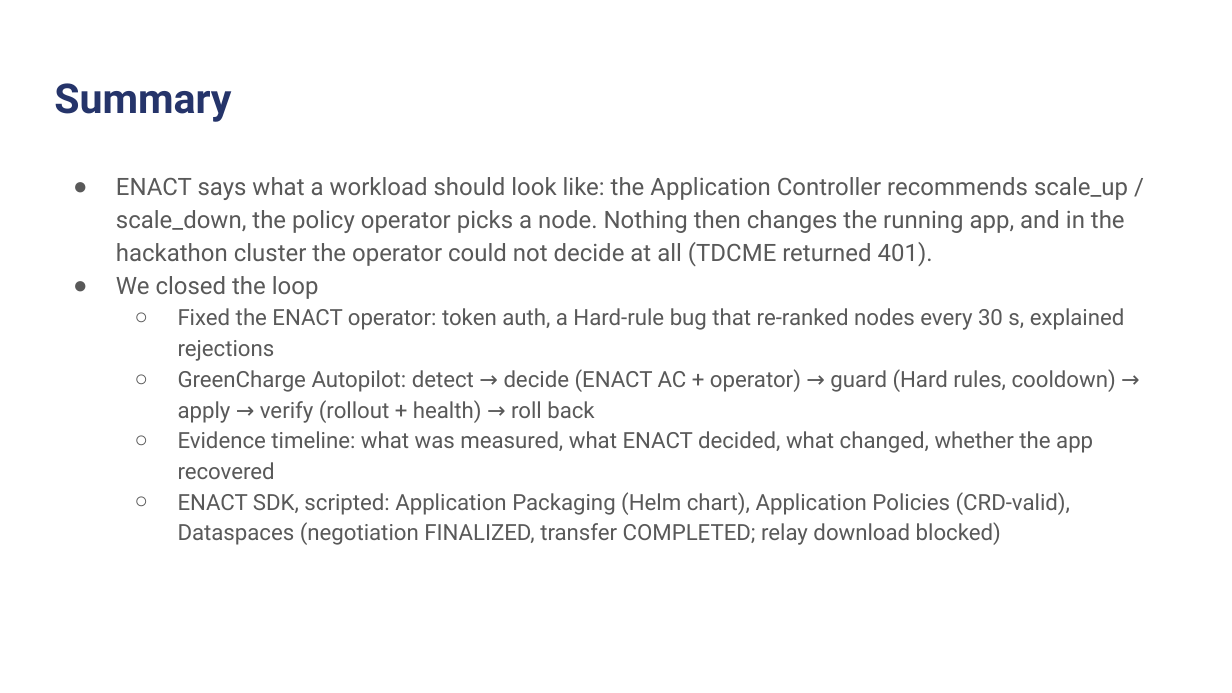
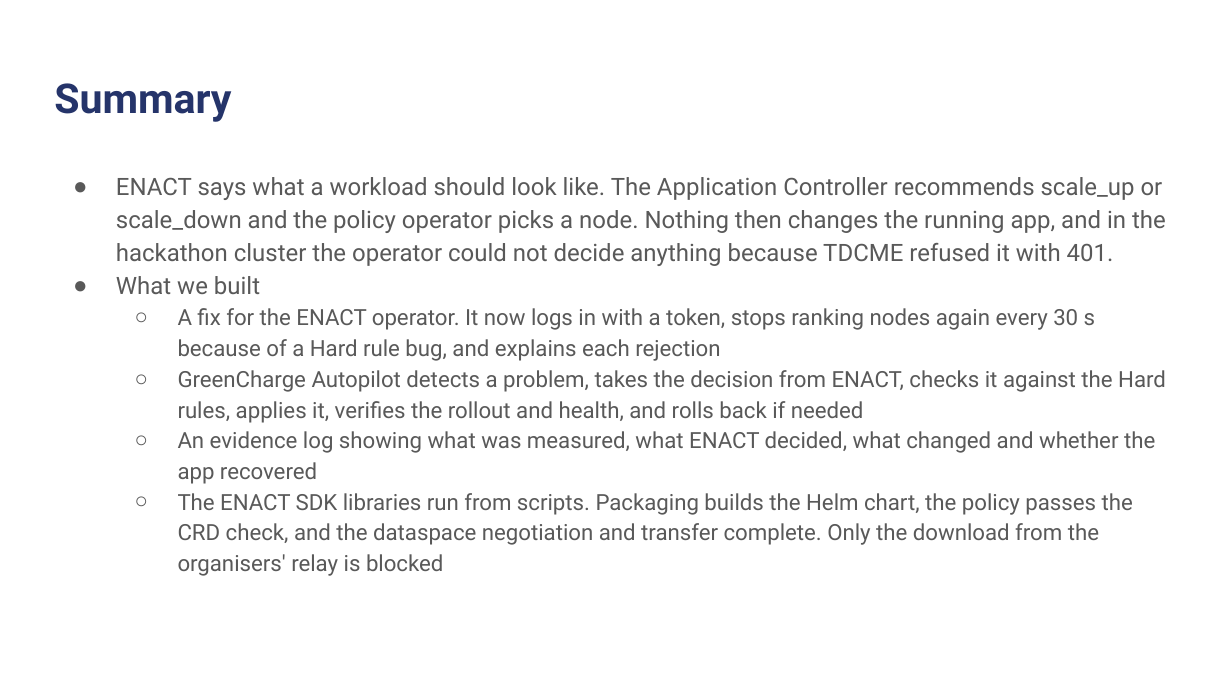
Before and after one commit to IamHarrie-Labs/greencharge-autopilot, a slide deck: slide 3 of docs/submission/GreenCharge-Autopilot-VelesHack.pptx. Drawn at 1232x693 pixels with LibreOffice and Linux fonts; fonts in the diff are those of the drawing; background and template pictures are left out. Boxes give left, top, right and bottom in pixels: in the first picture for what was removed or moved away, otherwise in the second. Text is boxed around its words. In the diff, an @@ line names an element or a change of style, - is before the commit and + after.

Commit message:
Plainer wording in docs and slides, no colons or dashes in prose

```diff
--- a/docs/submission/GreenCharge-Autopilot-VelesHack.pptx
+++ b/docs/submission/GreenCharge-Autopilot-VelesHack.pptx
@@ text at (x1=116, y1=177, x2=1166, y2=576): text changed @@
-● ENACT says what a workload should look like: the Application Controller recommends scale_up / scale_down, the policy operator picks a node. Nothing then changes the running app, and in the hackathon cluster the operator could not decide at all (TDCME returned 401).
-● We closed the loop
-  ○ Fixed the ENACT operator: token auth, a Hard-rule bug that re-ranked nodes every 30 s, explained rejections
-  ○ GreenCharge Autopilot: detect → decide (ENACT AC + operator) → guard (Hard rules, cooldown) → apply → verify (rollout + health) → roll back
-  ○ Evidence timeline: what was measured, what ENACT decided, what changed, whether the app recovered
-  ○ ENACT SDK, scripted: Application Packaging (Helm chart), Application Policies (CRD-valid), Dataspaces (negotiation FINALIZED, transfer COMPLETED; relay download blocked)
+● ENACT says what a workload should look like. The Application Controller recommends scale_up or scale_down and the policy operator picks a node. Nothing then changes the running app, and in the hackathon cluster the operator could not decide anything because TDCME refused it with 401.
+● What we built
+  ○ A fix for the ENACT operator. It now logs in with a token, stops ranking nodes again every 30 s because of a Hard rule bug, and explains each rejection
+  ○ GreenCharge Autopilot detects a problem, takes the decision from ENACT, checks it against the Hard rules, applies it, verifies the rollout and health, and rolls back if needed
+  ○ An evidence log showing what was measured, what ENACT decided, what changed and whether the app recovered
+  ○ The ENACT SDK libraries run from scripts. Packaging builds the Helm chart, the policy passes the CRD check, and the dataspace negotiation and transfer complete. Only the download from the organisers' relay is blocked
```
Also in this commit, not shown: 3 other slides changed, 16 other files.
